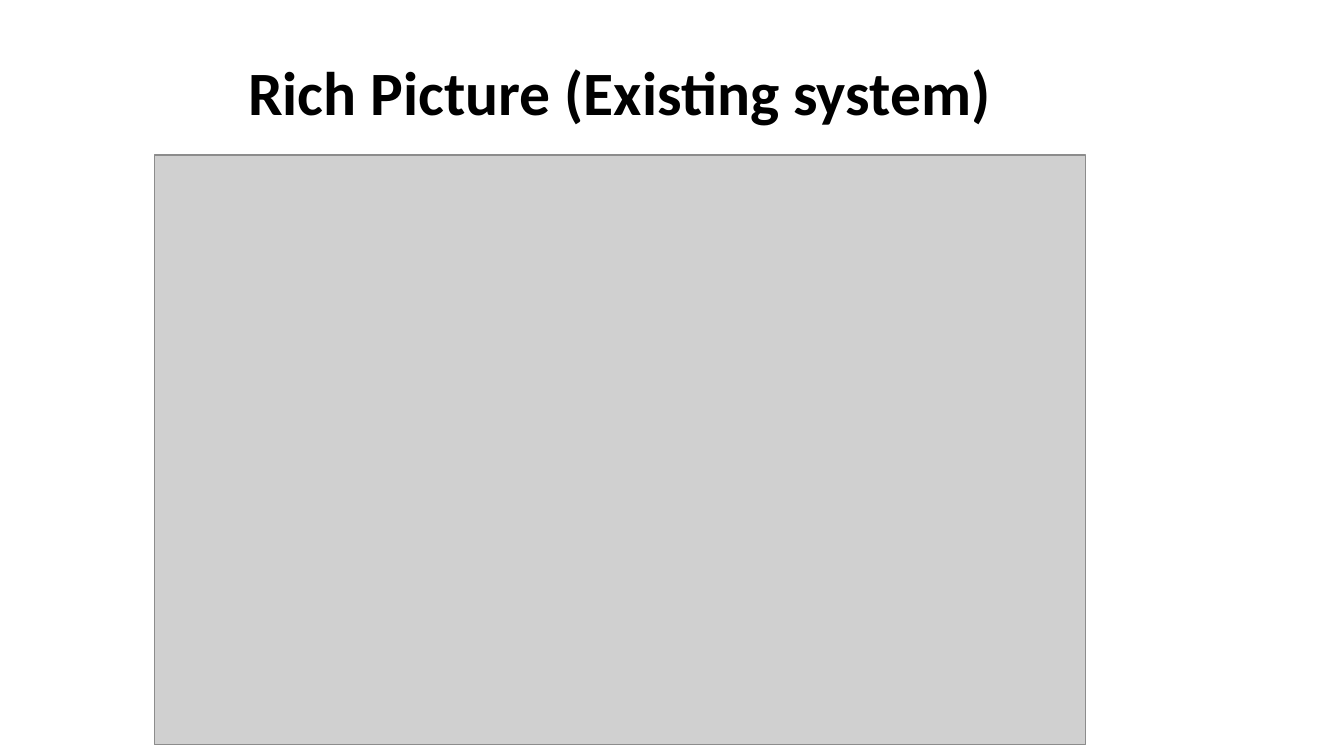
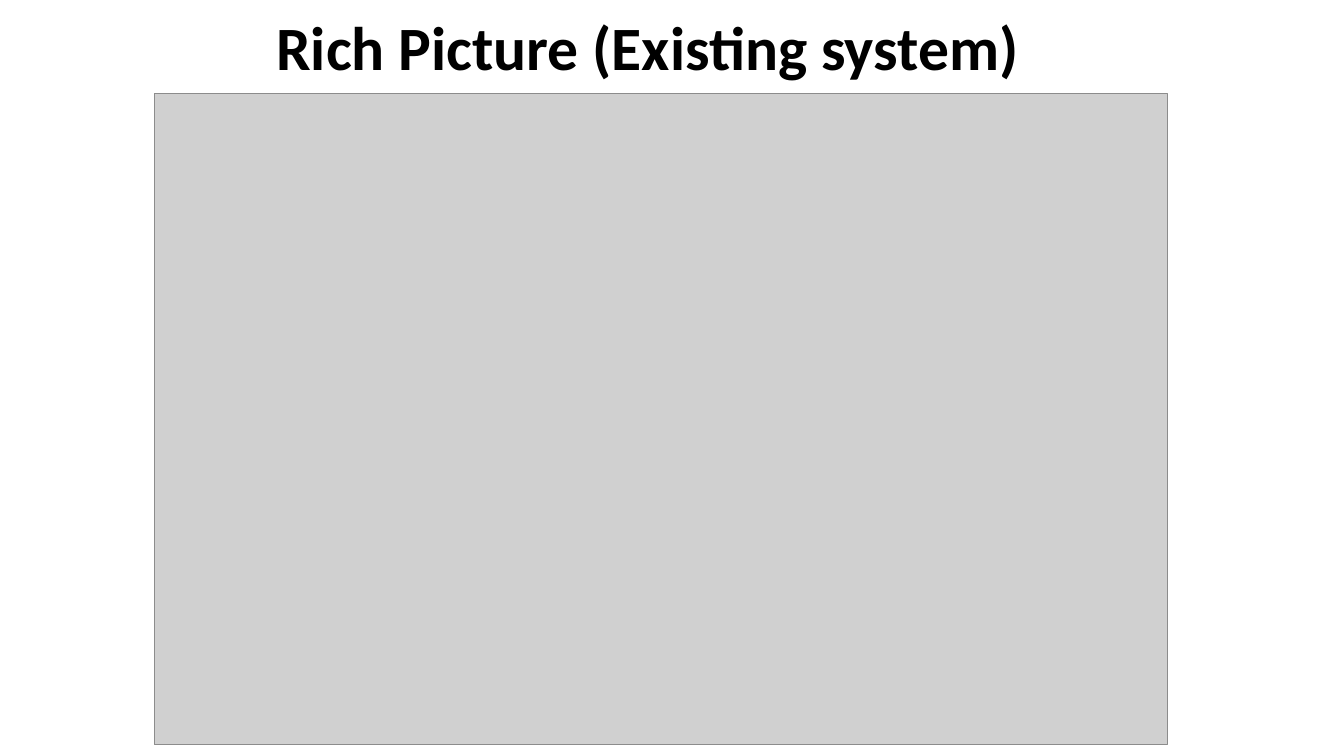
Before and after one commit to shoeb-gg/SPMS-Project, a slide deck: slide 2 of Student Performance Monitoring System (SPMS).pptx. Drawn at 1344x756 pixels with LibreOffice and Linux fonts; fonts in the diff are those of the drawing; grey boxes stand for pictures. Boxes give left, top, right and bottom in pixels: in the first picture for what was removed or moved away, otherwise in the second. Text is boxed around its words. In the diff, an @@ line names an element or a change of style, - is before the commit and + after.

```diff
--- a/Student Performance Monitoring System (SPMS).pptx
+++ b/Student Performance Monitoring System (SPMS).pptx
@@ title "Rich Picture (Existing system)" moved from (x1=248, y1=69, x2=990, y2=126) to (x1=276, y1=24, x2=1018, y2=81) @@
@@ picture resized from (x1=154, y1=155, x2=1087, y2=745) to (x1=154, y1=94, x2=1168, y2=745) @@
```
Also in this commit, not shown: 6 other slides changed, 3 other files.
